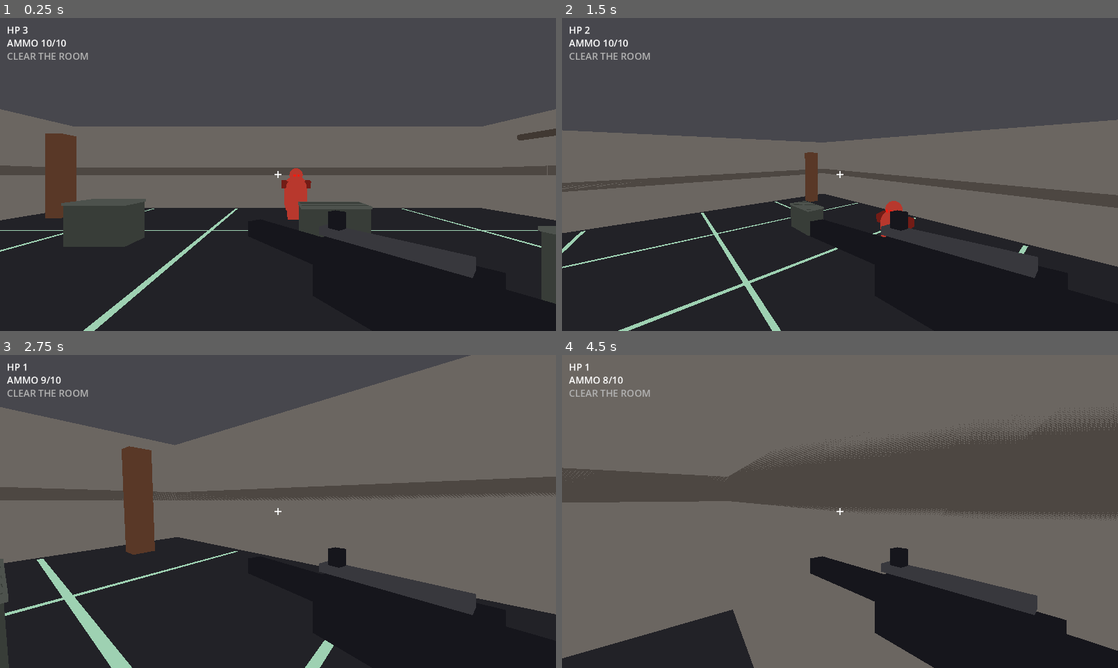
Above: before the commit, frames 1-4 (two rows, left to right).
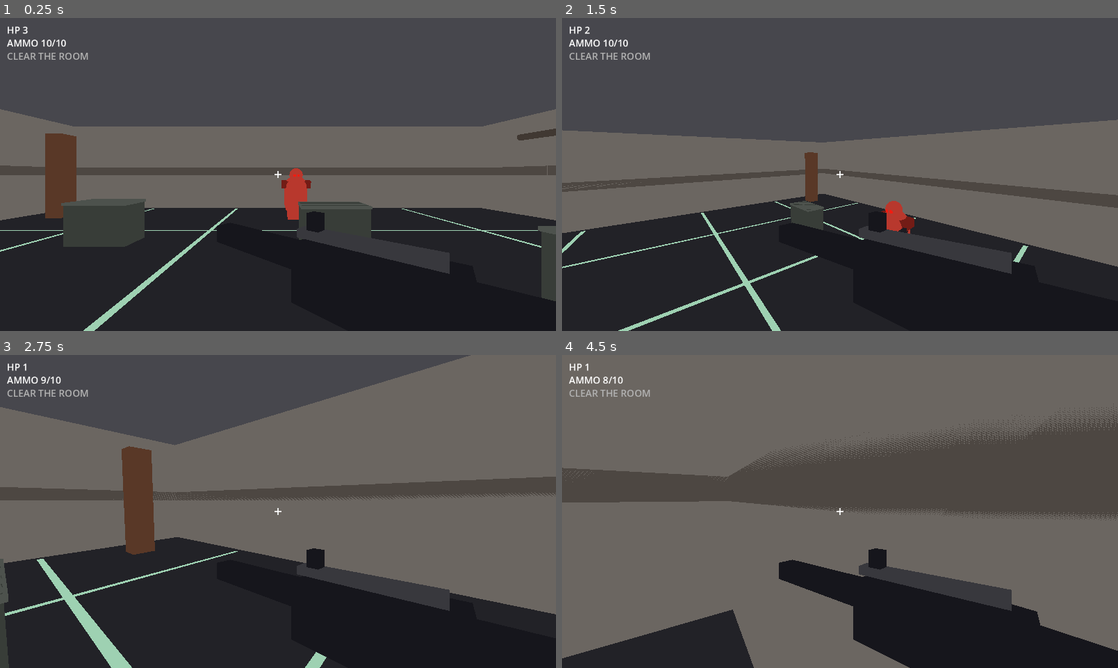
Above: after the commit, the same moments.

Repository: zachmofo/fps-studio
Game: Godot game, scene res://scenes/main.tscn
The game is run twice, just before and just after one commit, with the same random seed, the same clock (stepped at 60 frames per second) and the same inputs.
Inputs (mouse positions are in pixels of both pictures, inside the frame that each line leads up to):
- Up to frame 1 (0.25 s): no input
- Up to frame 2 (1.5 s): move the mouse to (962, 158) at 0.52 s; press the mouse at (962, 158) at 0.53 s; hold D (move_right) 0.53-1.28 s; tap Space (jump) at 0.77 s; move the mouse to (812, 174) at 1.27 s; release the mouse at (812, 174) at 1.28 s; hold W (move_forward) from 1.28 s (still down); tap Shift (sprint) at 1.35 s
- Up to frame 3 (2.75 s): keep holding W (move_forward); tap Space (jump) at 1.52 s; move the mouse to (289, 505) at 2.02 s; press the mouse at (289, 505) at 2.03 s
- Up to frame 4 (4.5 s): keep holding W (move_forward); move the mouse to (834, 517) at 2.77 s; release the mouse at (834, 517) at 2.78 s; tap Shift (sprint) at 2.85, 4.35 s; tap Space (jump) at 3.02, 3.77 s; move the mouse to (878, 514) at 3.52 s; press the mouse at (878, 514) at 3.53 s; move the mouse to (795, 508) at 4.27 s; release the mouse at (795, 508) at 4.28 s

The runs differ from the first frame. In frame 1, 1.1% of the frame differs, in the area x 39-100%, y 61-92%; in frame 2, 1.2%; in frame 3, 1.4%; in frame 4, 3.7%, in the area x 39-91%, y 61-100%.

Commit message:
I-15F2 tip further left: target left_frac ~10%

Diff:
--- a/scenes/player.tscn
+++ b/scenes/player.tscn
@@ -65,7 +65,7 @@
 fov = 75.0
 
 [node name="Rifle" type="Node3D" parent="Camera3D"]
-transform = Transform3D(0.766, 0, 0.643, 0, 1, 0, -0.643, 0, 0.766, 0.22, -0.22, -0.40)
+transform = Transform3D(0.643, 0, 0.766, 0, 1, 0, -0.766, 0, 0.643, 0.18, -0.22, -0.40)
 
 [node name="Receiver" type="MeshInstance3D" parent="Camera3D/Rifle"]
 cast_shadow = 0
Not shown, changed: CHANGELOG.md
